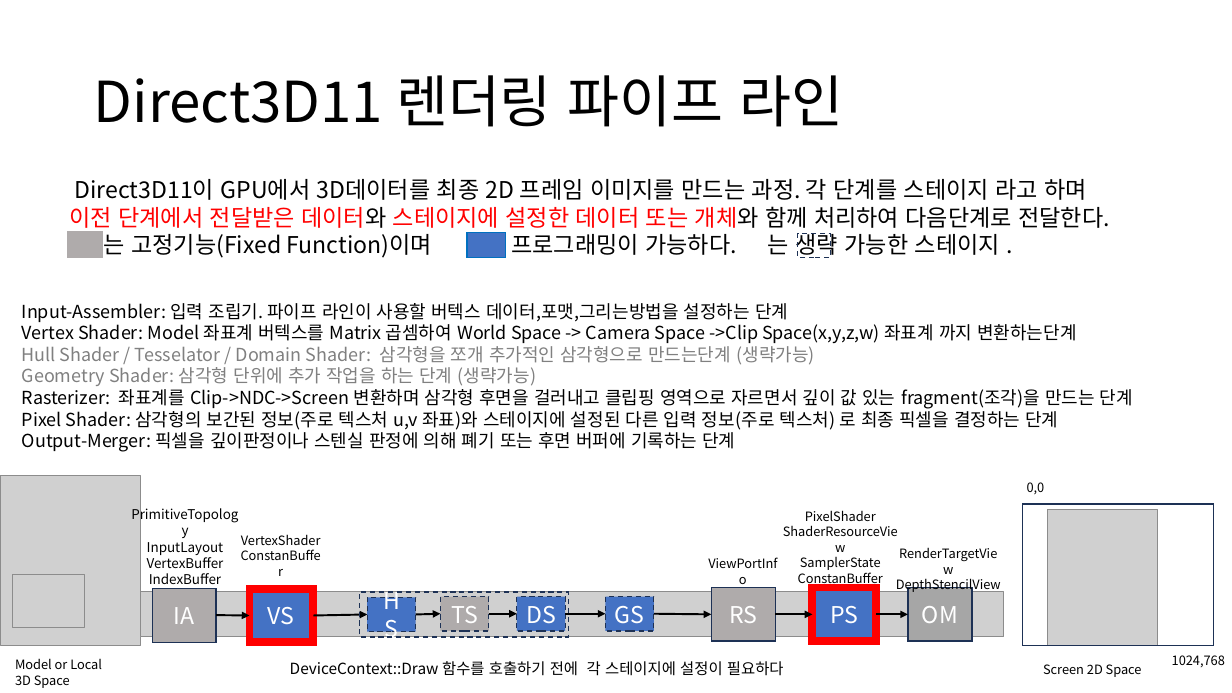
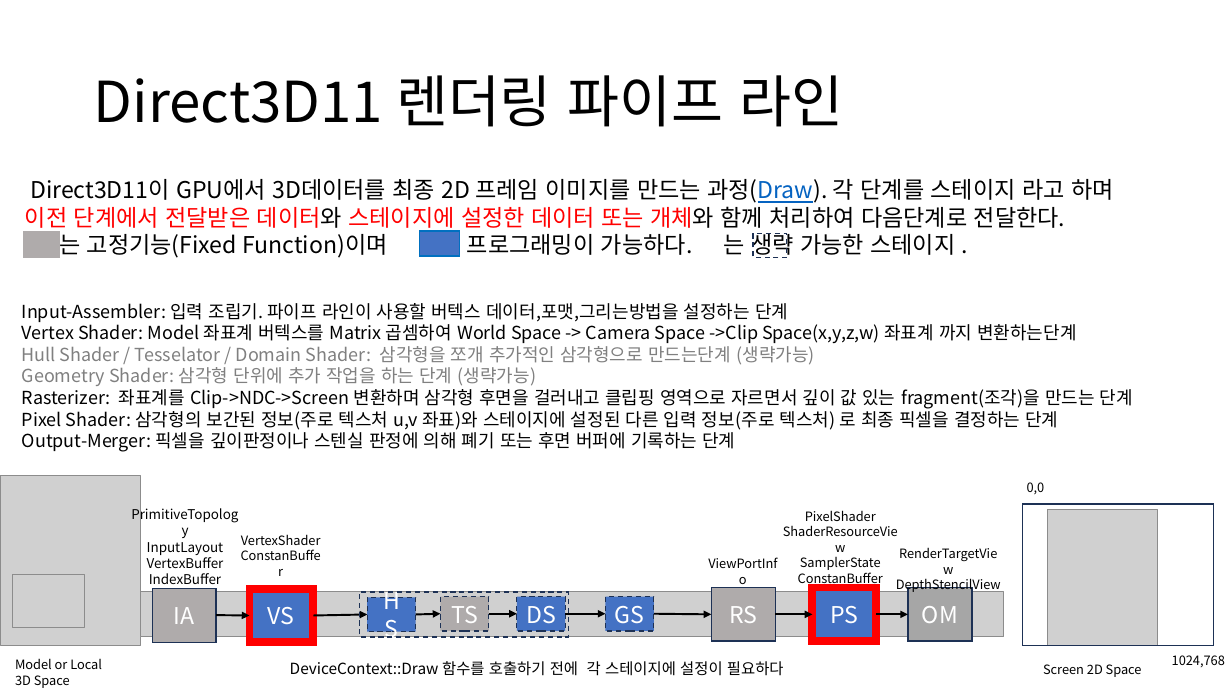
Before and after one commit to ldw9981/D3D11_Tutorial, a slide deck: slide 5 of Documents/01기초-화면지우기.pptx. Drawn at 1232x693 pixels with LibreOffice and Linux fonts; fonts in the diff are those of the drawing; grey boxes stand for pictures. Boxes give left, top, right and bottom in pixels: in the first picture for what was removed or moved away, otherwise in the second. Text is boxed around its words. In the diff, an @@ line names an element or a change of style, - is before the commit and + after.

Commit message:
update

```diff
--- a/Documents/01기초-화면지우기.pptx
+++ b/Documents/01기초-화면지우기.pptx
@@ text "Direct3D11이 GPU에서 3D데이터를 최종 2D ...": place and size @@
-text "Direct3D11이 GPU에서 3D데이터를 최종 2D ..." at [69,179,1109,259]
+text "Direct3D11이 GPU에서 3D데이터를 최종 2D ..." at [25,179,1114,259]
@@ text at [30,179,1114,203]: text changed @@
-Direct3D11이 GPU에서 3D데이터를 최종 2D 프레임 이미지를 만드는 과정. 각 단계를 스테이지 라고 하며
+Direct3D11이 GPU에서 3D데이터를 최종 2D 프레임 이미지를 만드는 과정(Draw). 각 단계를 스테이지 라고 하며
@@ 3 rectangles: place and size @@
-3 rectangles at [67,232,830,258]
+3 rectangles at [23,231,787,258]
```
Also in this commit, not shown: 1 other slide changed.
